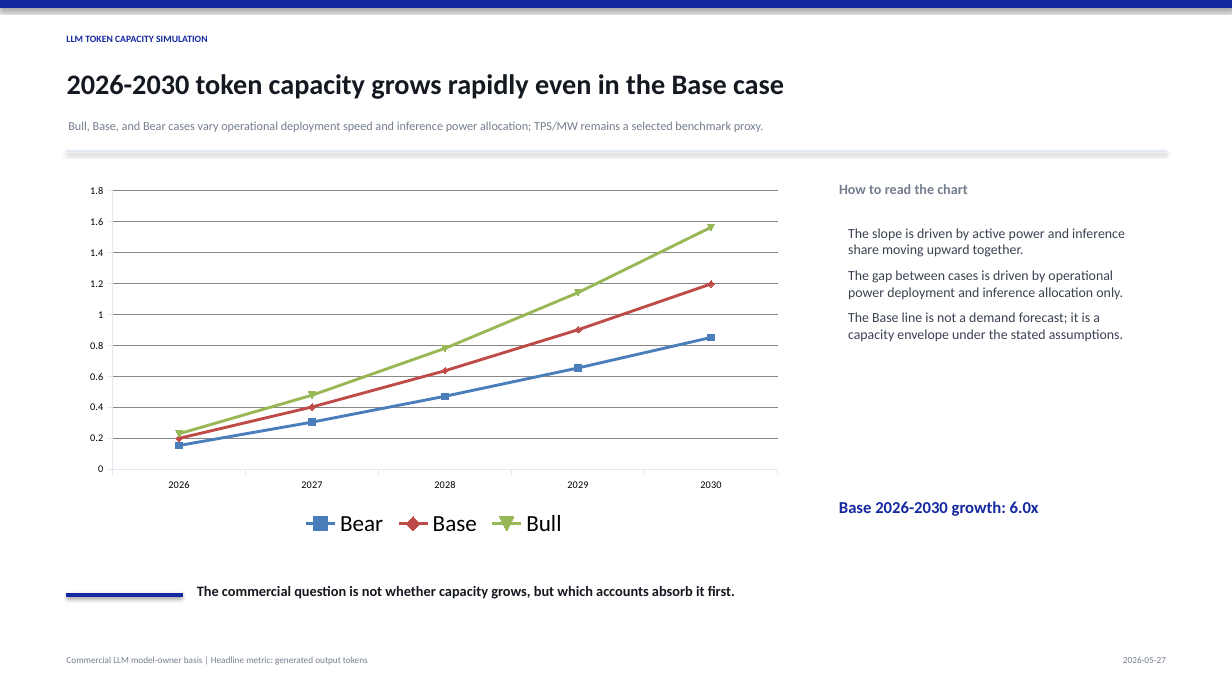
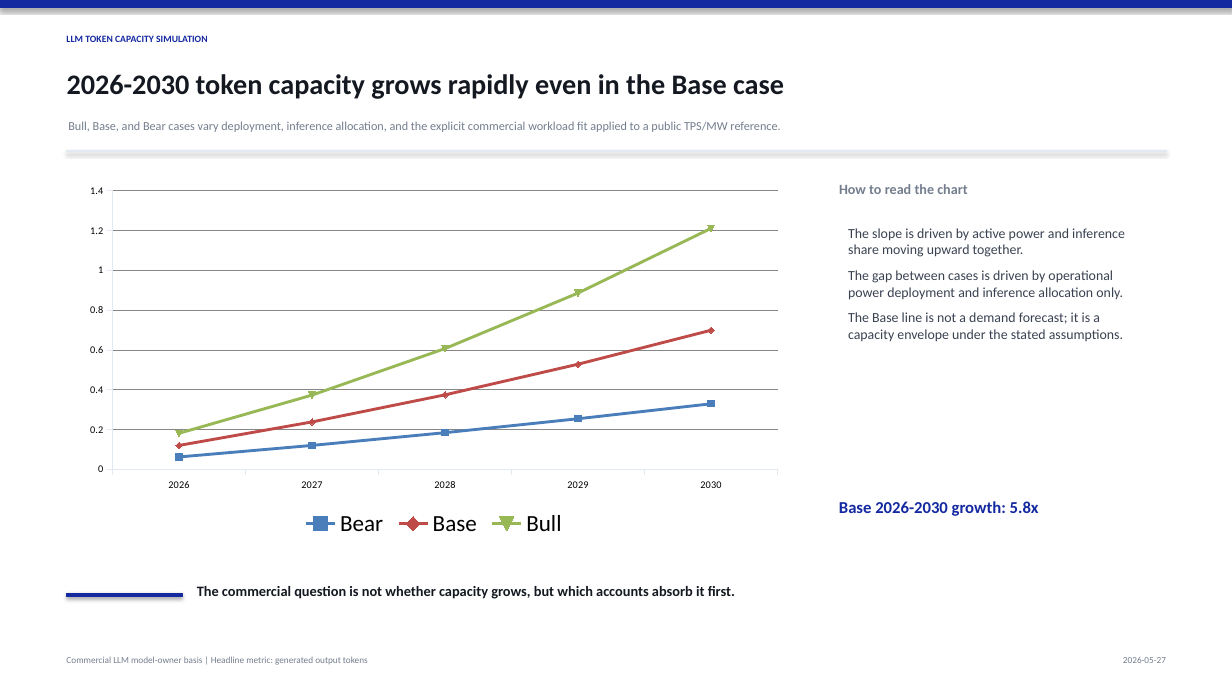
Before and after one commit to abcd00ou/Codex, a slide deck: slide 3 of llm_token_capacity_project/outputs/reports/llm_token_capacity_samsung_style_en_2026_2030.pptx. Drawn at 1232x693 pixels with LibreOffice and Linux fonts; fonts in the diff are those of the drawing. Boxes give left, top, right and bottom in pixels: in the first picture for what was removed or moved away, otherwise in the second. Text is boxed around its words. In the diff, an @@ line names an element or a change of style, - is before the commit and + after.

Commit message:
Adjust token benchmark to commercial workload fit

```diff
--- a/llm_token_capacity_project/outputs/reports/llm_token_capacity_samsung_style_en_2026_2030.pptx
+++ b/llm_token_capacity_project/outputs/reports/llm_token_capacity_samsung_style_en_2026_2030.pptx
@@ text at bbox=[68, 121, 780, 132]: text changed @@
-Bull, Base, and Bear cases vary operational deployment speed and inference power allocation; TPS/MW remains a selected benchmark proxy.
+Bull, Base, and Bear cases vary deployment, inference allocation, and the explicit commercial workload fit applied to a public TPS/MW reference.
@@ line chart at bbox=[76, 177, 792, 543] @@
-Bear: 0.15, 0.31, 0.47, 0.66, 0.85
+Bear: 0.06, 0.12, 0.18, 0.26, 0.33
-Base: 0.2, 0.4, 0.64, 0.9, 1.2
+Base: 0.12, 0.24, 0.38, 0.53, 0.7
-Bull: 0.23, 0.48, 0.78, 1.14, 1.56
+Bull: 0.18, 0.37, 0.61, 0.89, 1.21
@@ text at bbox=[839, 501, 1039, 516]: text changed @@
-Base 2026-2030 growth: 6.0x
+Base 2026-2030 growth: 5.8x
```
Also in this commit, not shown: 4 other slides changed, 21 other files.
